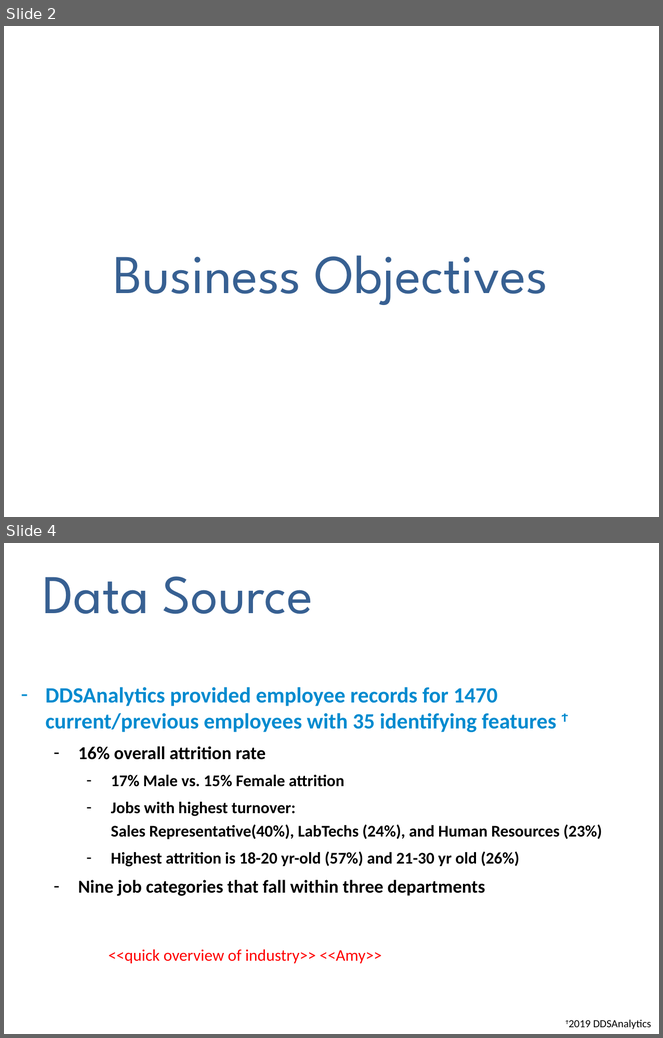
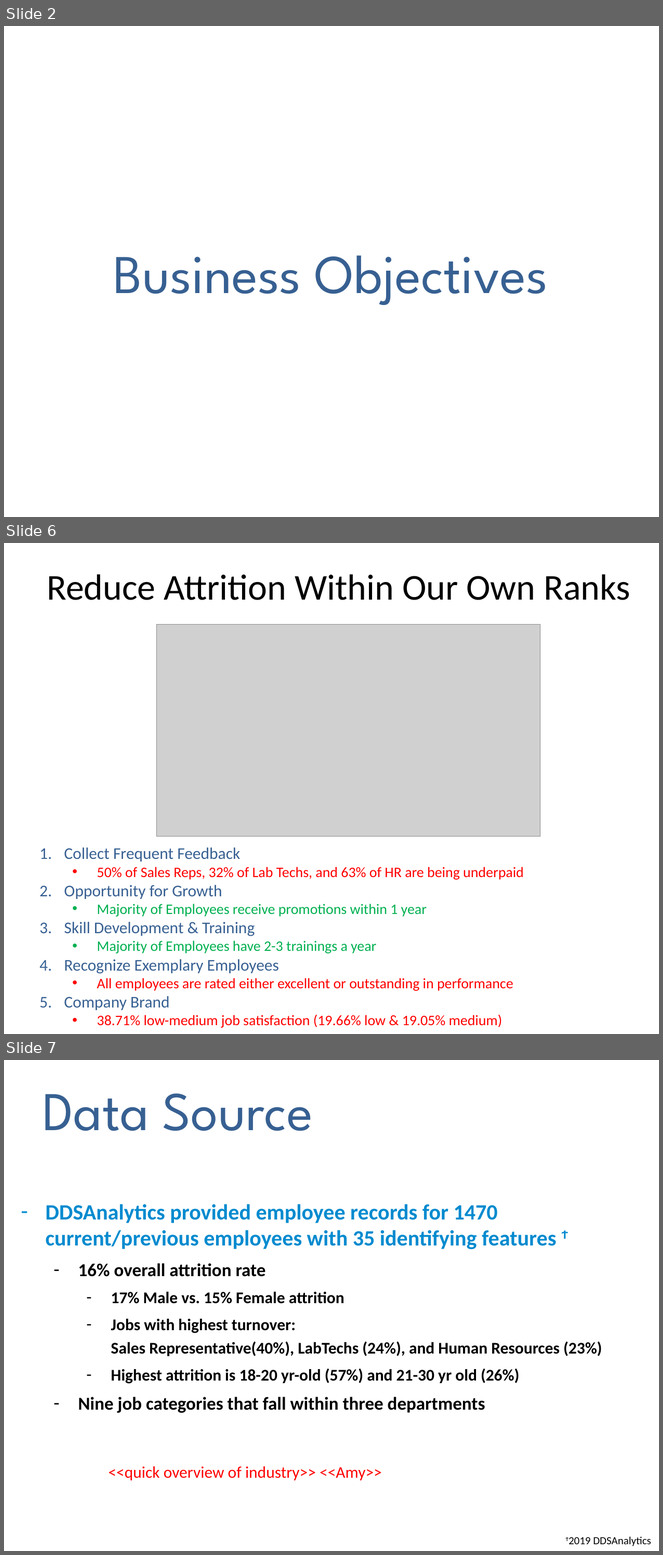
Before and after one commit to anguyen-07/DDS6306_CaseStudy02, a slide deck: DDSAnalytics_CaseStudy2_Updated.pptx. Shown one above the other, each under a label of ours: slides 2 and 4 before the commit, slides 2, 6 and 7 after it; the slides between them are not shown. The pictures are 663x1038 and 663x1555 pixels, drawn with LibreOffice and Linux fonts; fonts in the diff are those of the drawing; grey boxes stand for pictures; background and template pictures are left out. Boxes give left, top, right and bottom in pixels: in the first picture for what was removed or moved away, otherwise in the second. Text is boxed around its words. In the diff, an @@ line names an element or a change of style, - is before the commit and + after.

```diff
--- a/DDSAnalytics_CaseStudy2_Updated.pptx
+++ b/DDSAnalytics_CaseStudy2_Updated.pptx
@@ slide 6 added at (4, 543, 659, 1034), background picture (left out) @@
@@ text added at (47, 574, 631, 600), 40 pt, text #000000 @@
+Reduce Attrition Within Our Own Ranks
@@ picture added at (157, 624, 541, 836) @@
@@ text added at (64, 848, 524, 1028), 16 pt, text #FF0000 @@
+1. Collect Frequent Feedback
+  • 50% of Sales Reps, 32% of Lab Techs, and 63% of HR are being underpaid
+2. Opportunity for Growth
+  • Majority of Employees receive promotions within 1 year
+3. Skill Development & Training
+  • Majority of Employees have 2-3 trainings a year
+4. Recognize Exemplary Employees
+  • All employees are rated either excellent or outstanding in performance
+5. Company Brand
+  • 38.71% low-medium job satisfaction (19.66% low & 19.05% medium)
@@ what was slide 4 is now slide 7 @@
```
Also in this commit, not shown: 9 other slides added, 1 other file.
